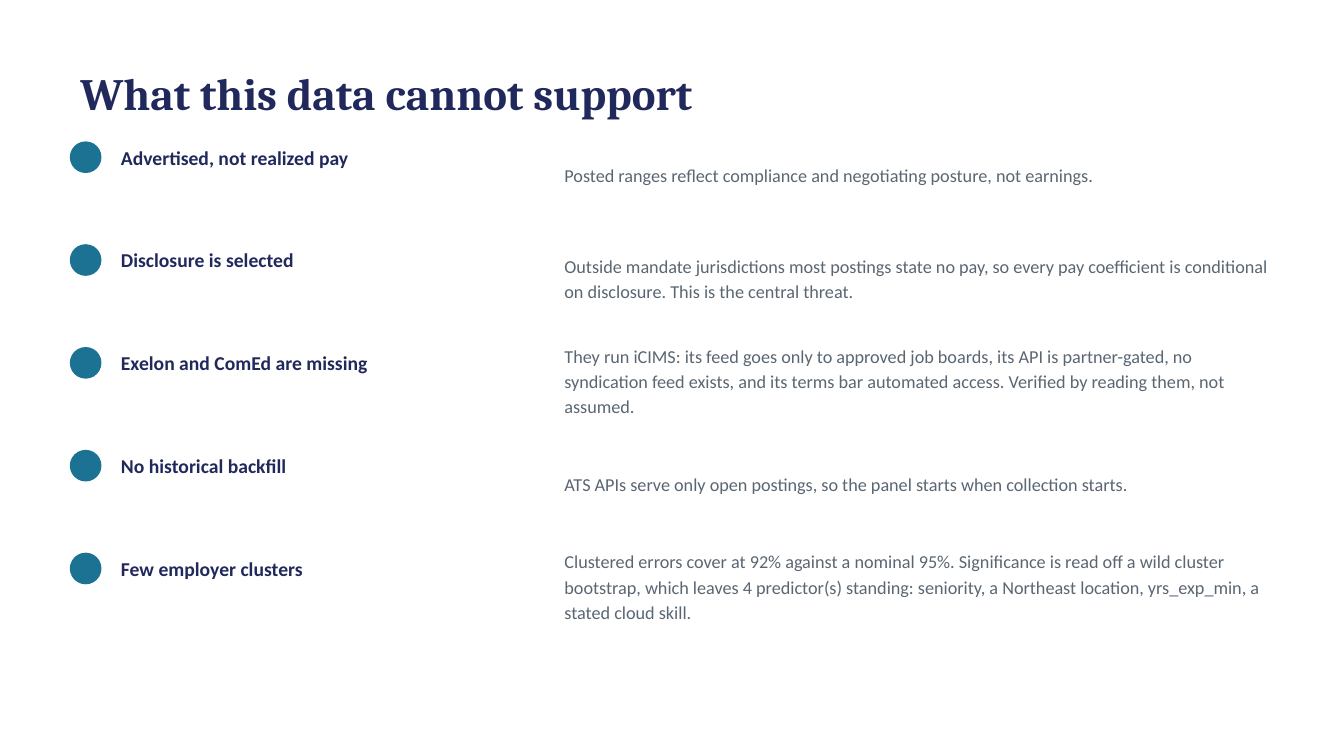
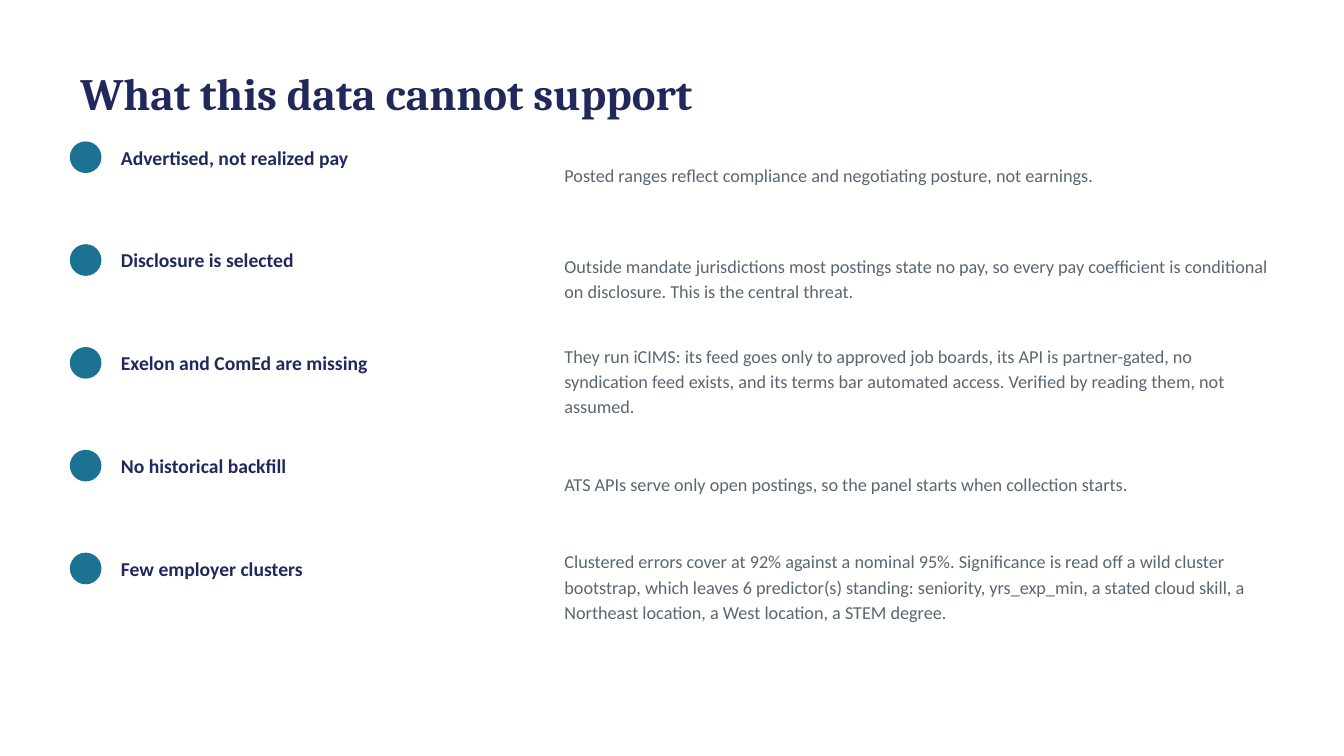
Before and after one commit to hendeal-cyber/Modern-Labor-Market-Data-Submission, a slide deck: slide 7 of paper/presentation.pptx. Drawn at 1344x756 pixels with LibreOffice and Linux fonts; fonts in the diff are those of the drawing. Boxes give left, top, right and bottom in pixels: in the first picture for what was removed or moved away, otherwise in the second. Text is boxed around its words. In the diff, an @@ line names an element or a change of style, - is before the commit and + after.

```diff
--- a/paper/presentation.pptx
+++ b/paper/presentation.pptx
@@ text at (564,555,1245,622): text changed @@
-Clustered errors cover at 92% against a nominal 95%. Significance is read off a wild cluster bootstrap, which leaves 4 predictor(s) standing: seniority, a Northeast location, yrs_exp_min, a stated cloud skill.
+Clustered errors cover at 92% against a nominal 95%. Significance is read off a wild cluster bootstrap, which leaves 6 predictor(s) standing: seniority, yrs_exp_min, a stated cloud skill, a Northeast location, a West location, a STEM degree.
```
Also in this commit, not shown: 3 other slides changed, 24 other files.
